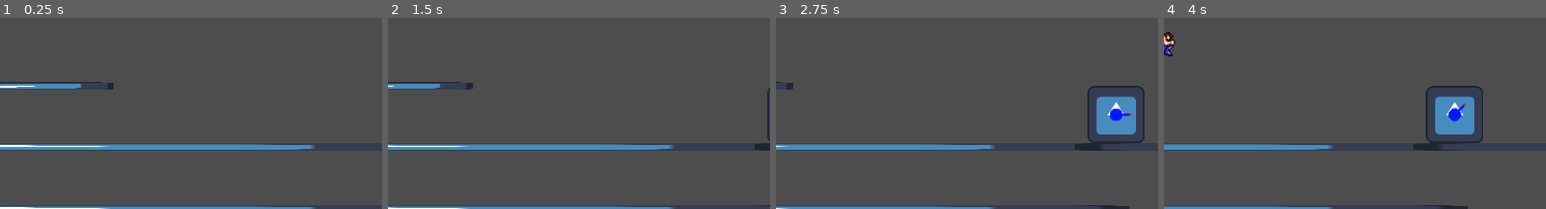
Above: before the commit, frames 1-4 (left to right).
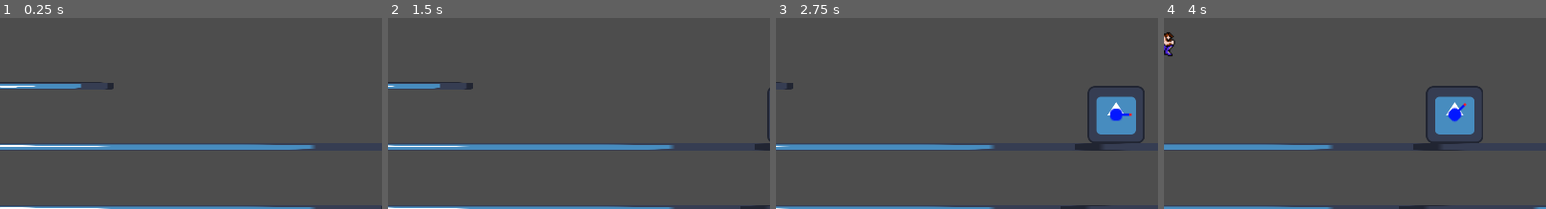
Above: after the commit, the same moments.

Repository: YuriyPogodilov/Contra
Game: Godot game, scene res://levels/level.tscn
Two runs of this game, one before a commit and one after it. Both use one fixed random seed, a clock stepped at 60 frames per second and the inputs below. The engine's default icon, where the game draws it, is replaced by a stand-in: a white triangle on a blue panel in a dark square.
Inputs:
- Up to frame 1 (0.25 s): no input
- Up to frame 2 (1.5 s): tap Enter at 0.5 s; hold D (move_right) from 0.53 s (still down); tap S (look_down) at 0.6 s; tap Space (jump) at 0.77 s; tap W (look_up) at 1.35 s
- Up to frame 3 (2.75 s): tap Space (jump) at 1.52 s; release D (move_right) at 2.03 s; hold A (move_left) from 2.03 s (still down); hold Ctrl (shoot) from 2.03 s (still down)
- Up to frame 4 (4 s): release A (move_left) at 2.78 s; release Ctrl (shoot) at 2.78 s; hold D (move_right) from 2.78 s (still down); tap S (look_down) at 2.85 s; tap Space (jump) at 3.02, 3.77 s; tap W (look_up) at 3.6 s
The pictures show only the part of the screen within x 50-100%, y 50-100%; the shares and areas given below are measured in that part.

The runs differ from the first frame. In frame 1, less than 0.1% of the frame differs, in the area x 99-100%, y 98-100%; in frame 2, 0.1%; in frame 3, 0.2%; in frame 4, 0.2%, in the area x 61-100%, y 98-100%.

Commit message:
Some upd on level

Diff:
--- a/levels/level.tscn
+++ b/levels/level.tscn
@@ -16,6 +16,10 @@
 position = Vector2(330, 320)
 scale = Vector2(57.2983, 0.501097)
 
+[node name="Platform6" parent="." instance=ExtResource("3_nbffy")]
+position = Vector2(1006, 320)
+scale = Vector2(57.2983, 0.501097)
+
 [node name="Platform3" parent="." instance=ExtResource("3_nbffy")]
 position = Vector2(1018, 268)
 scale = Vector2(57.2983, 0.501097)
@@ -24,10 +28,15 @@
 position = Vector2(327, 217)
 scale = Vector2(13.8439, -0.489624)
 
+[node name="Platform5" parent="." instance=ExtResource("3_nbffy")]
+position = Vector2(1067, 238)
+scale = Vector2(13.8439, -0.489624)
+
 [node name="player" parent="." instance=ExtResource("1_tt128")]
 position = Vector2(253, 214)
 
 [node name="Camera" parent="." instance=ExtResource("4_2xqtv")]
+metadata/_edit_lock_ = true
 
 [node name="Powerup" parent="." instance=ExtResource("5_1jk64")]
 position = Vector2(252, 89)
